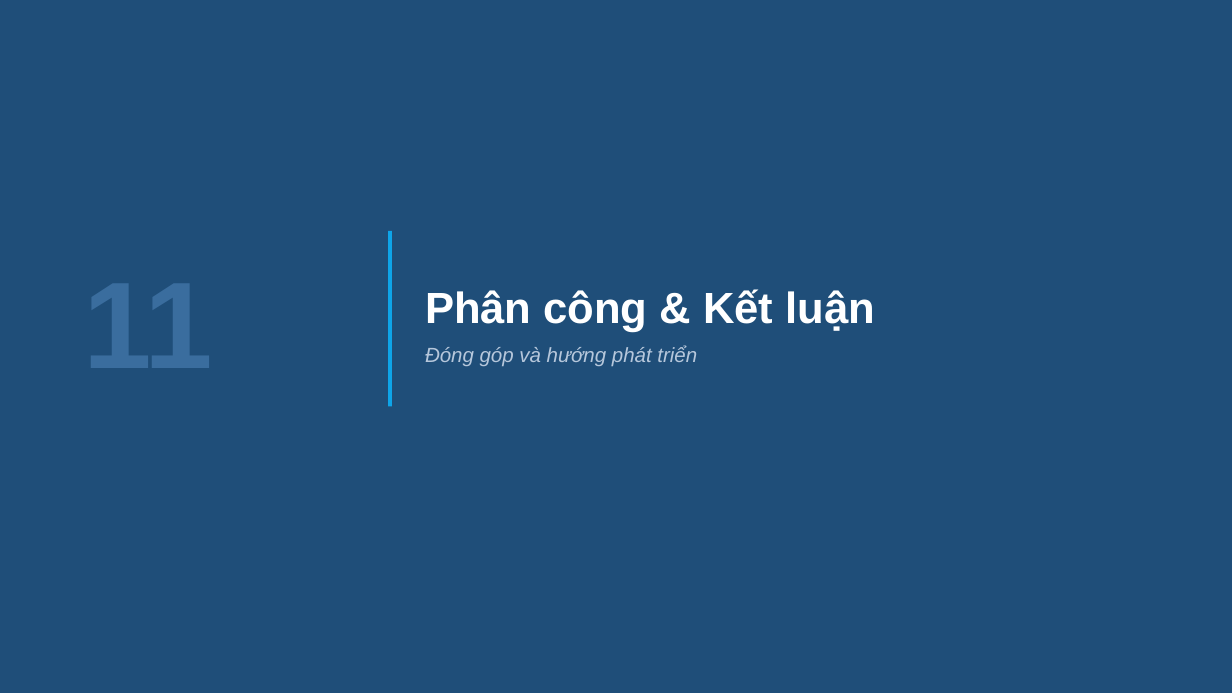
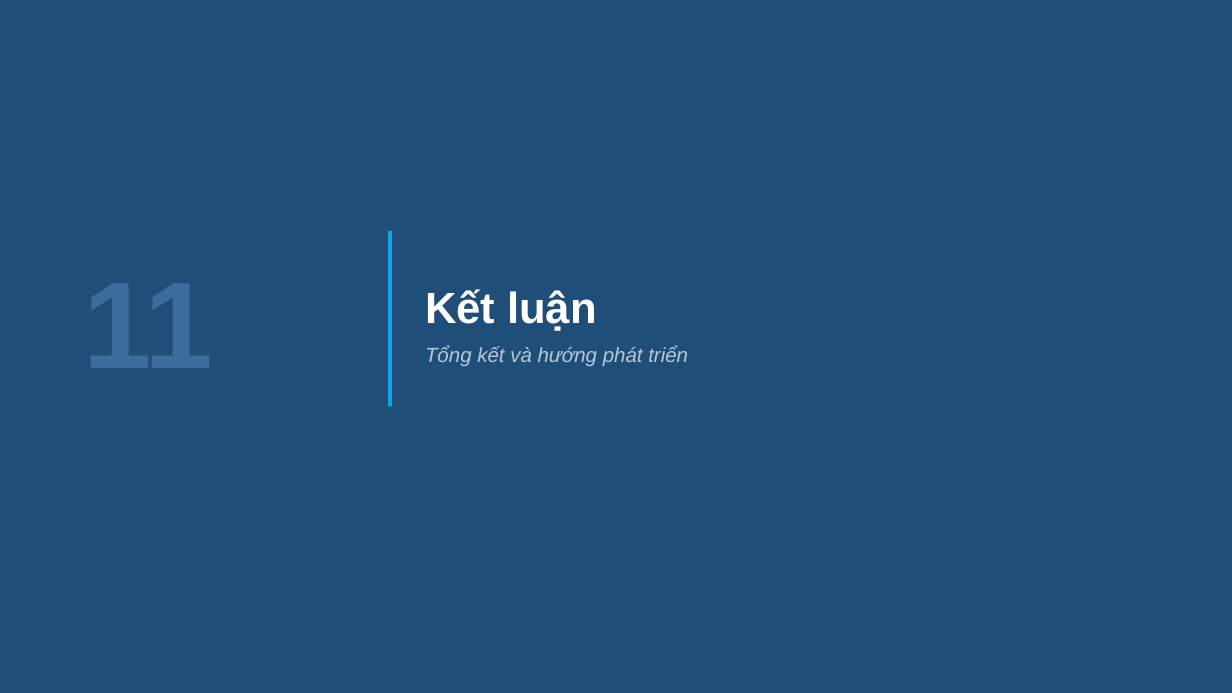
Before and after one commit to lizly15/UDPT, a slide deck: slide 47 of report/slides.pptx. Drawn at 1232x693 pixels with LibreOffice and Linux fonts; fonts in the diff are those of the drawing. Boxes give left, top, right and bottom in pixels: in the first picture for what was removed or moved away, otherwise in the second. Text is boxed around its words. In the diff, an @@ line names an element or a change of style, - is before the commit and + after.

Commit message:
Bỏ slide phân công khỏi bộ slide + cập nhật kịch bản (#7)
- Bỏ slide "Phân công công việc"; deck còn 50 slide; divider 11 -> "Kết luận"
- Cập nhật kịch bản thuyết trình tương ứng (đánh số lại 48-50)

```diff
--- a/report/slides.pptx
+++ b/report/slides.pptx
@@ text at (425,289,688,366): text changed @@
-Phân công & Kết luận
-Đóng góp và hướng phát triển
+Kết luận
+Tổng kết và hướng phát triển
```
Also in this commit, not shown: 2 other slides changed, 1 slide removed, 3 other files.
